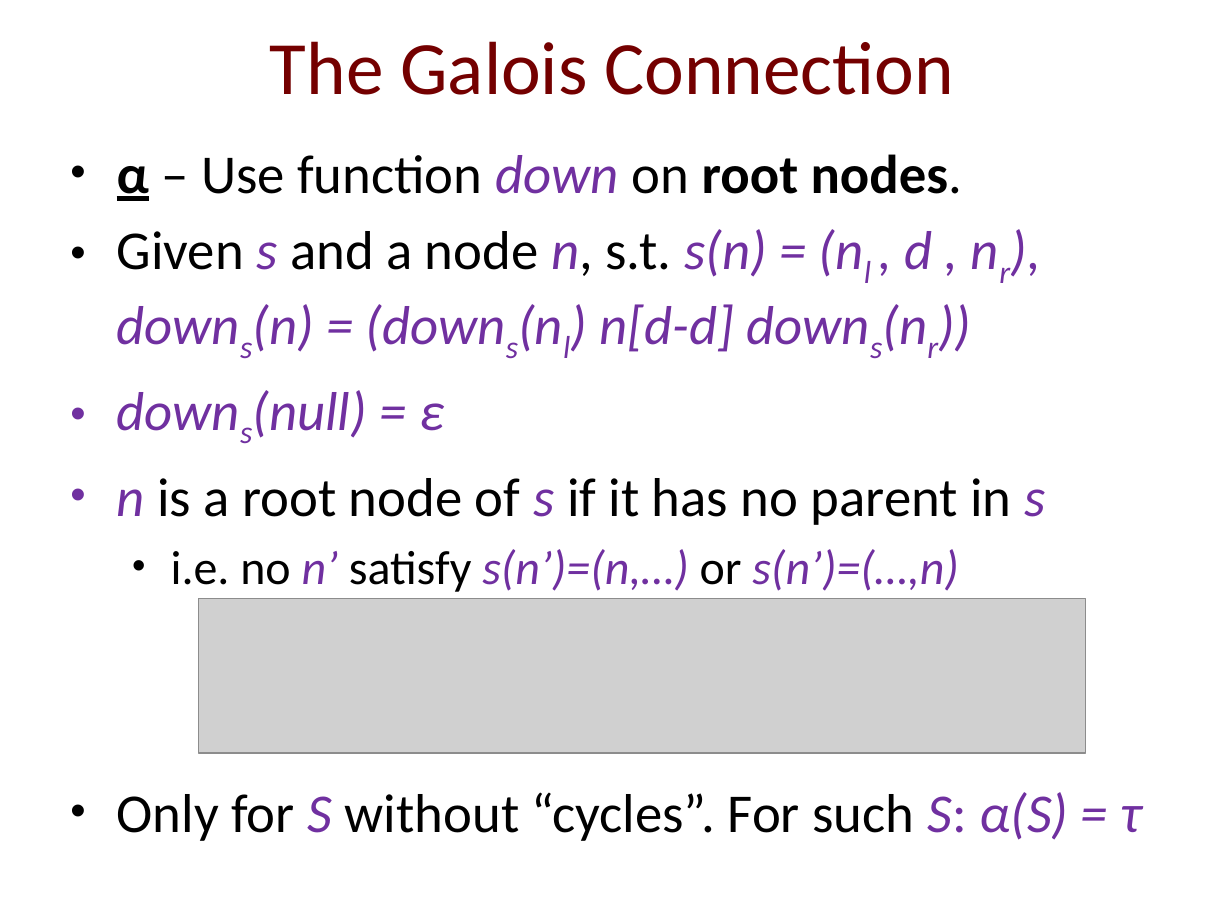
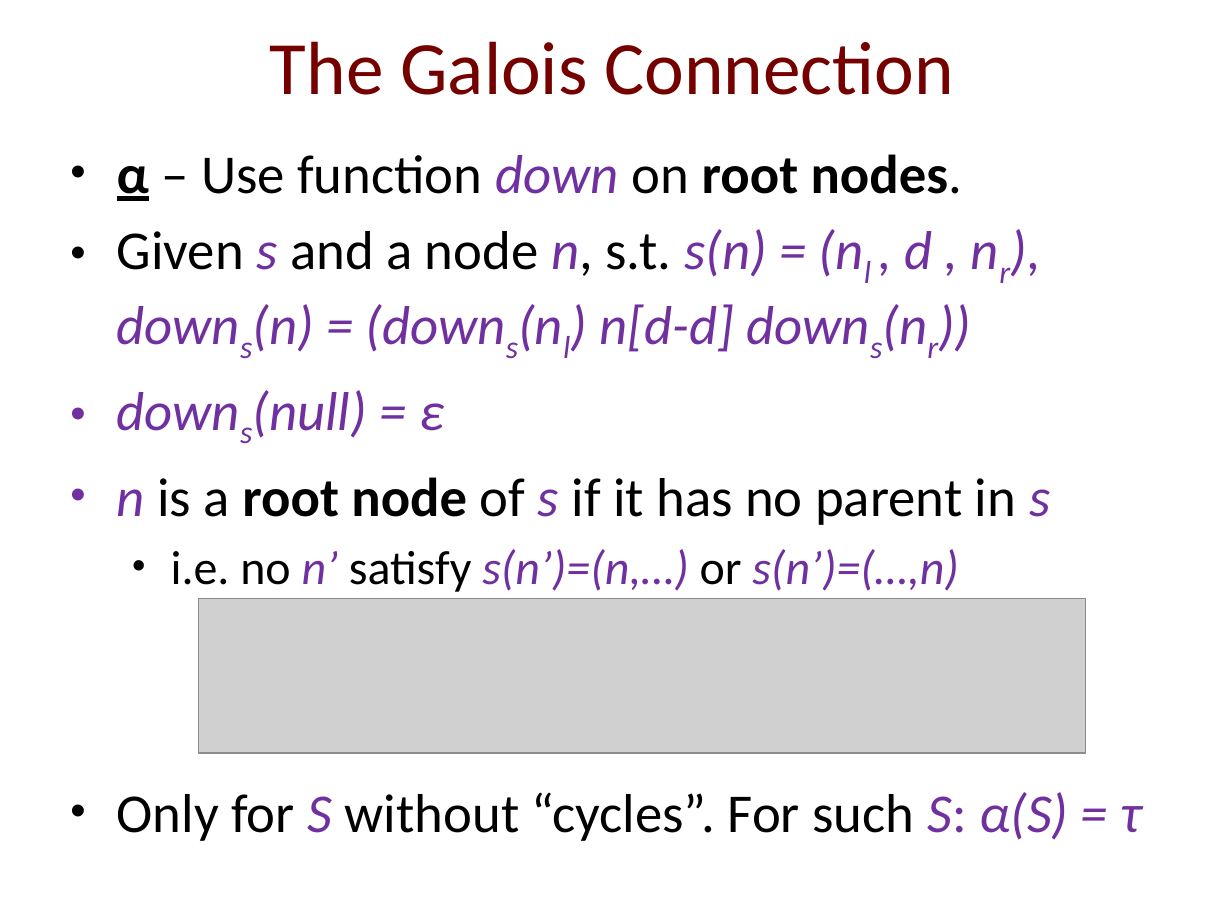
Before and after one commit to IdoBegun/PAAV_Project, a slide deck: slide 12 of Project Presentation.pptx. Drawn at 1232x924 pixels with LibreOffice and Linux fonts; fonts in the diff are those of the drawing; grey boxes stand for pictures; background and template pictures are left out. Boxes give left, top, right and bottom in pixels: in the first picture for what was removed or moved away, otherwise in the second. Text is boxed around its words. In the diff, an @@ line names an element or a change of style, - is before the commit and + after.

```diff
--- a/Project Presentation.pptx
+++ b/Project Presentation.pptx
@@ text at bbox=[117, 477, 1050, 525]: bold on in "root node" @@
```
Also in this commit, not shown: 11 other slides changed, 1 slide added.
